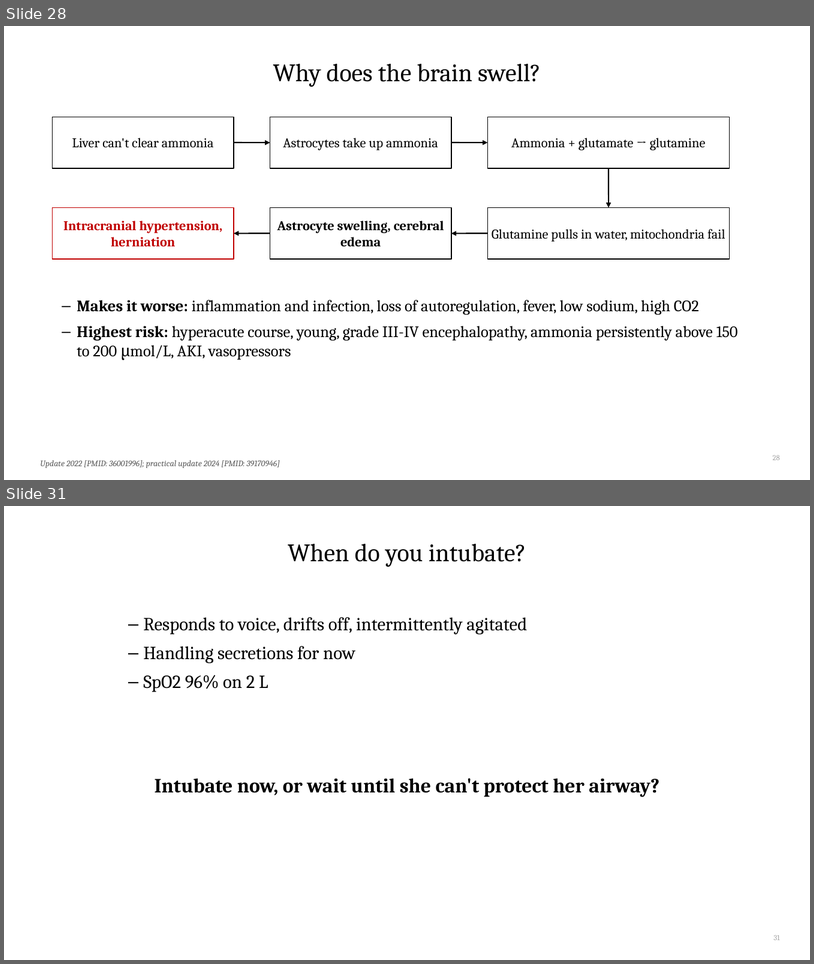
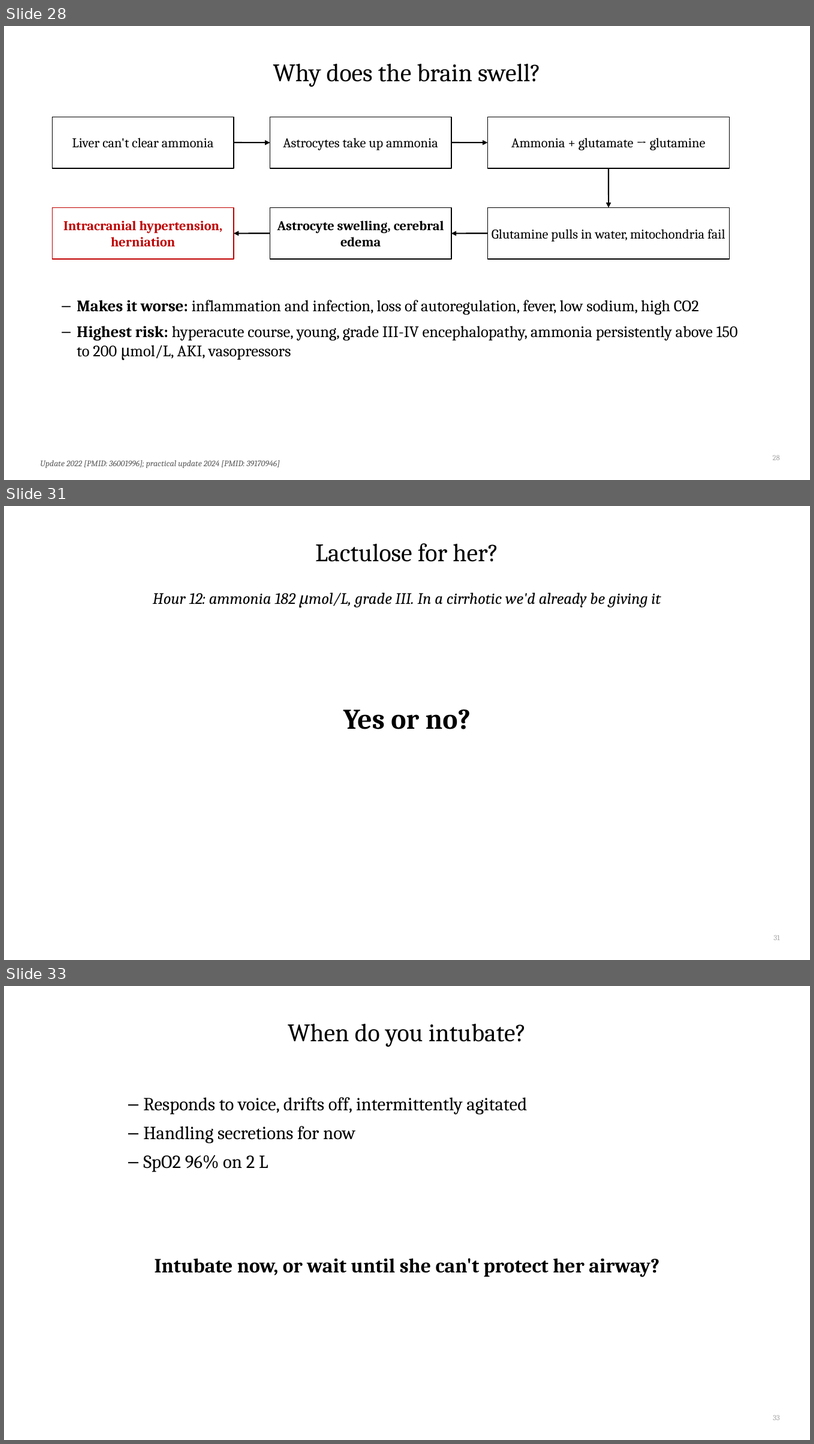
Before and after one commit to qaddodi/mohammad-almeqdadi-lectures, a slide deck: lectures/acute-liver-failure-aclf-in-icu/ALF and ACLF in the ICU.pptx. Shown one above the other, each under a label of ours: slides 28 and 31 before the commit, slides 28, 31 and 33 after it; the slides between them are not shown. The pictures are 814x964 and 814x1444 pixels, drawn with LibreOffice and Linux fonts; fonts in the diff are those of the drawing. Boxes give left, top, right and bottom in pixels: in the first picture for what was removed or moved away, otherwise in the second. Text is boxed around its words. In the diff, an @@ line names an element or a change of style, - is before the commit and + after.

```diff
--- a/lectures/acute-liver-failure-aclf-in-icu/ALF and ACLF in the ICU.pptx
+++ b/lectures/acute-liver-failure-aclf-in-icu/ALF and ACLF in the ICU.pptx
@@ slide 31 added at bbox=[4, 506, 810, 960], background #FFFFFF @@
@@ title added at bbox=[315, 543, 498, 562], 30 pt, text #000000 @@
+Lactulose for her?
@@ text added at bbox=[153, 592, 661, 607], 19 pt, text #000000, italic @@
+Hour 12: ammonia 182 μmol/L, grade III. In a cirrhotic we'd already be giving it
@@ text added at bbox=[344, 709, 471, 729], 34 pt, text #000000, bold @@
+Yes or no?
@@ page number added at bbox=[774, 935, 780, 940], 9 pt, text #A6A6A6 @@
+31
@@ what was slide 31 is now slide 33 @@
@@ page number at bbox=[773, 1415, 780, 1420]: text changed @@
-31
+33
```
Also in this commit, not shown: 6 slides changed, 1 other slide added, 2 other files.
